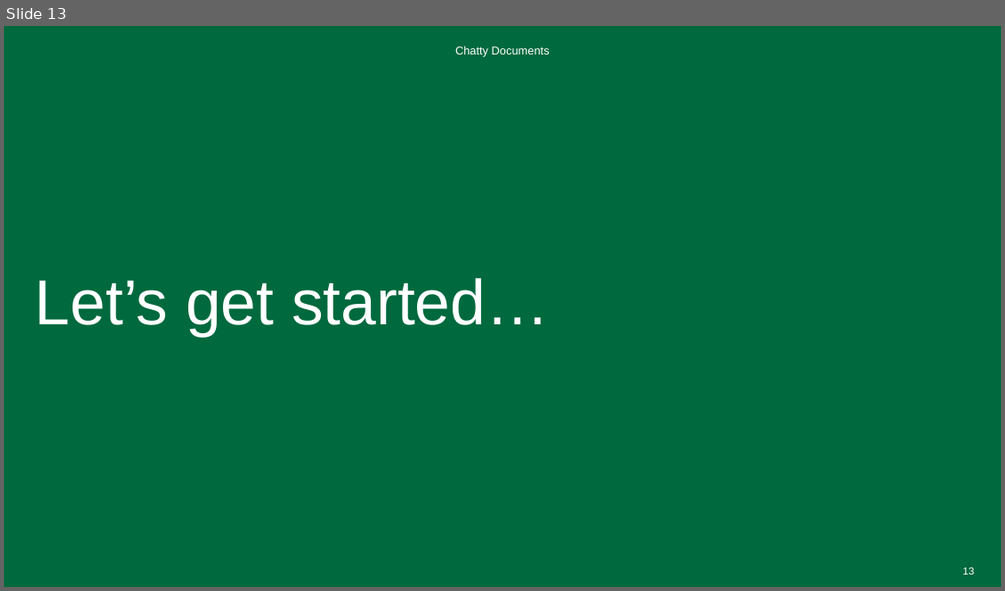
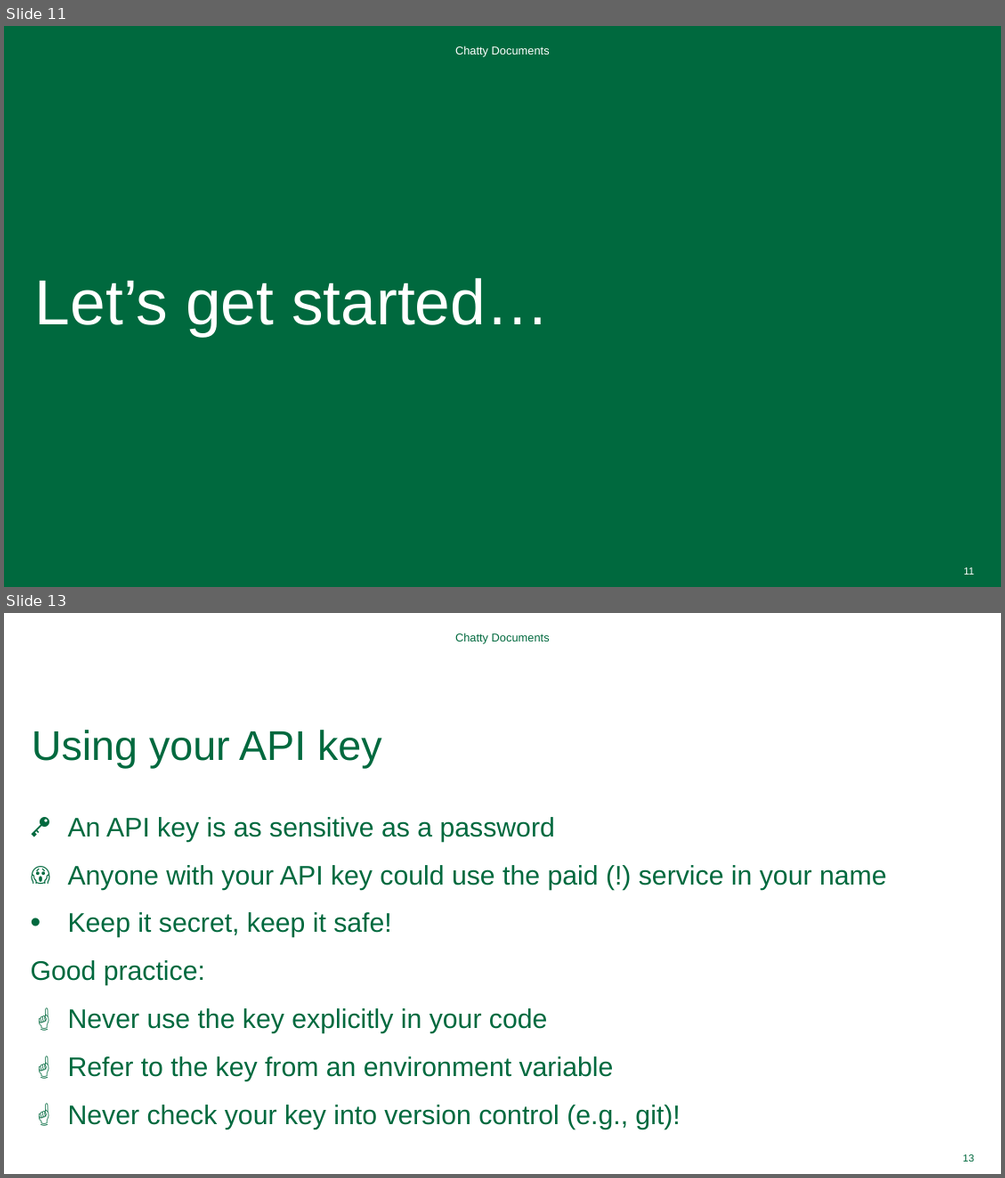
Before and after one commit to Dartmouth-Libraries/chatty-documents, a slide deck: ppt/chatty-documents.pptx. Shown one above the other, each under a label of ours: slide 13 before the commit, slides 11 and 13 after it; the slides between them are not shown. The pictures are 1005x591 and 1005x1178 pixels, drawn with LibreOffice and Linux fonts; fonts in the diff are those of the drawing; background and template pictures are left out. Boxes give left, top, right and bottom in pixels: in the first picture for what was removed or moved away, otherwise in the second. Text is boxed around its words. In the diff, an @@ line names an element or a change of style, - is before the commit and + after.

```diff
--- a/ppt/chatty-documents.pptx
+++ b/ppt/chatty-documents.pptx
@@ slide 13 added at box(4, 613, 1001, 1174), background #FFFFFF @@
@@ text added at box(455, 633, 550, 643), 11 pt, text #00693E @@
+Chatty Documents
@@ title added at box(32, 730, 382, 769), 40 pt, text #00693E @@
+Using your API key
@@ text added at box(31, 817, 887, 1129), 25.9 pt, text #00693E @@
+🔑 An API key is as sensitive as a password
+😱 Anyone with your API key could use the paid (!) service in your name
+• Keep it secret, keep it safe!
+Good practice:
+☝️ Never use the key explicitly in your code
+☝️ Refer to the key from an environment variable
+☝️ Never check your key into version control (e.g., git)!
@@ page number added at box(963, 1154, 974, 1161), 9.8 pt, text #00693E @@
+13
@@ what was slide 13 is now slide 11 @@
@@ page number at box(963, 567, 974, 574): text changed @@
-13
+11
```
Also in this commit, not shown: 6 slides changed, 3 other slides added, 4 slides removed, 2 other files.
